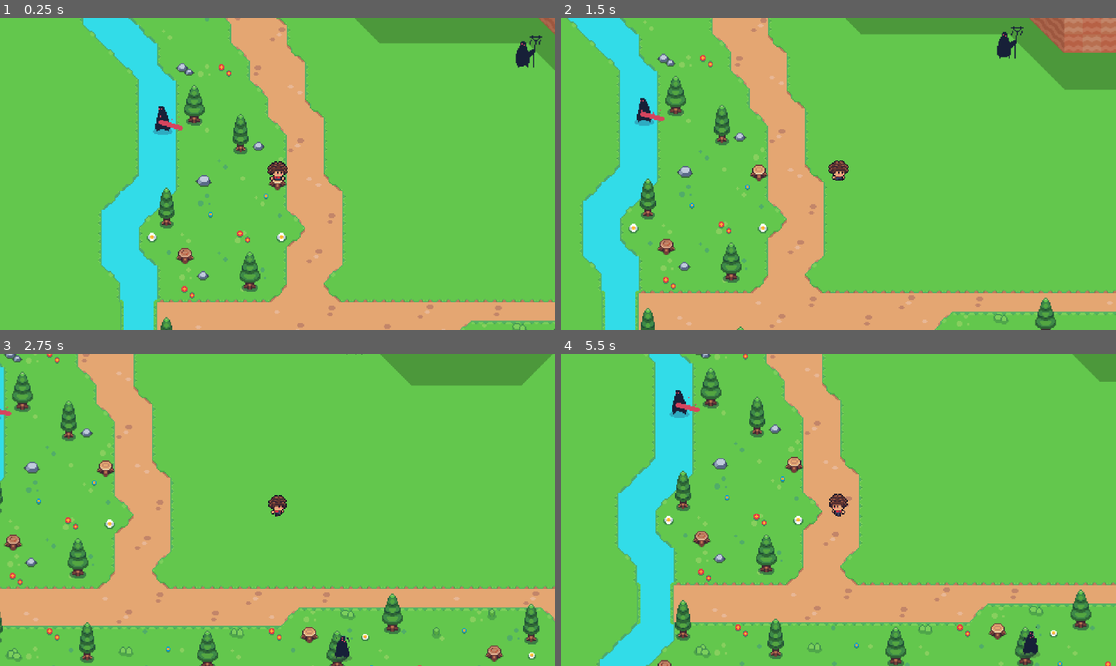
Above: before the commit, frames 1-4 (two rows, left to right).
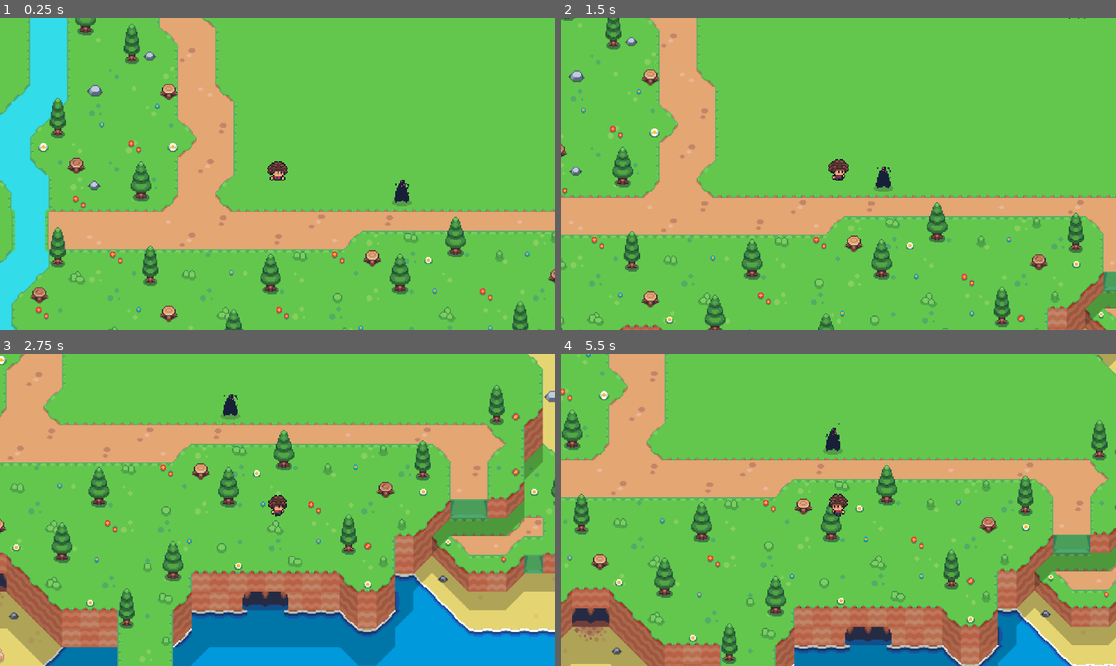
Above: after the commit, the same moments.

Repository: kodzukye/Seeds-of-Success-Godot
Game: Godot game, scene res://Scenes/game.tscn
The game is run twice, just before and just after one commit, with the same random seed, the same clock (stepped at 60 frames per second) and the same inputs.
Inputs:
- Up to frame 1 (0.25 s): no input
- Up to frame 2 (1.5 s): hold D (move_right) 0.53-1.28 s; hold Shift (sprint) 0.53-1.28 s; tap Space (jump) at 0.77 s; hold S (move_down) from 1.28 s (still down); tap Shift (sprint) at 1.35 s
- Up to frame 3 (2.75 s): tap Space (jump) at 1.52 s; release S (move_down) at 2.03 s; hold D (move_right) from 2.03 s (still down); hold Shift (sprint) from 2.03 s (still down)
- Up to frame 4 (5.5 s): release D (move_right) at 2.78 s; release Shift (sprint) at 2.78 s; hold W (move_up) 2.78-3.53 s; tap Shift (sprint) at 2.85, 4.35 s; tap Space (jump) at 3.02, 3.77, 4.52 s; hold Shift (sprint) 3.53-4.28 s; hold A (move_left) 3.53-5.03 s; hold S (move_down) from 5.03 s (still down); hold Shift (sprint) from 5.03 s (still down)

The runs differ from the first frame. In frame 1, 47% of the frame differs, in the area x 0-100%, y 0-100%; in frame 2, 46%; in frame 3, 57%; in frame 4, 54%.

Commit message:
Ajout de mouvement player (roll, jump)

Diff:
--- a/Scenes/game.tscn
+++ b/Scenes/game.tscn
@@ -11,7 +11,7 @@
 
 [node name="PlayerBody" parent="." instance=ExtResource("1_uwrxv")]
 z_index = 5
-position = Vector2(355, 491)
+position = Vector2(449, 569)
 collision_layer = 3
 
 [node name="Camera2D" type="Camera2D" parent="PlayerBody"]
@@ -21,17 +21,17 @@
 
 [node name="SwordDemon" parent="." instance=ExtResource("3_lnu2h")]
 z_index = 4
-position = Vector2(232, 447)
+position = Vector2(100, 507)
 collision_layer = 2
 collision_mask = 2
 
 [node name="MageDemon" parent="." instance=ExtResource("4_lbhrr")]
 z_index = 4
-position = Vector2(599, 377)
+position = Vector2(753, 425)
 
 [node name="MorphDemon" parent="." instance=ExtResource("5_iywne")]
 z_index = 4
-position = Vector2(593, 640)
+position = Vector2(590, 572)
 
 [node name="Overworld" parent="." instance=ExtResource("5_p57ef")]
 position = Vector2(156, 388)
--- a/scripts/player.gd
+++ b/scripts/player.gd
@@ -13,6 +13,20 @@
 var is_day_phase: bool = true
 var can_interact: bool = true
 
+# Tap vs Hold pour "sprint" (Left Shift)
+var sprint_tap_window := 0.14     # secondes pour considérer un tap
+var _sprint_pressed_time := -1.0  # < 0 = pas pressé
+var _sprint_tap_requested := false
+
+func _input(event: InputEvent) -> void:
+	if event.is_action_pressed("sprint"):
+		_sprint_pressed_time = 0.0
+	elif event.is_action_released("sprint"):
+		# Relâchement: si relâché rapidement -> roulade
+		if _sprint_pressed_time >= 0.0 and _sprint_pressed_time <= sprint_tap_window:
+			_sprint_tap_requested = true
+		_sprint_pressed_time = -1.0
+
 func _ready() -> void:
 	# La state machine gère maintenant les états
 	pass
@@ -20,7 +34,8 @@
 func _physics_process(delta: float) -> void:
 	# La state machine gère le mouvement et les animations
 	# On peut ajouter ici des systèmes spécifiques au jeu
-	pass
+	if _sprint_pressed_time >= 0.0:
+		_sprint_pressed_time += delta
 
 # Méthodes utilitaires pour les états
 func get_current_state() -> String:
@@ -48,3 +63,10 @@
 
 func enable_movement() -> void:
 	can_interact = true
+
+func consume_sprint_tap() -> bool:
+	# Appelé par les états pour déclencher une roulade une seule fois
+	if _sprint_tap_requested:
+		_sprint_tap_requested = false
+		return true
+	return false
--- a/scripts/state_machine/states/idle.gd
+++ b/scripts/state_machine/states/idle.gd
@@ -8,6 +8,9 @@
 
 func update(delta: float) -> String:
 	# Vérifier les inputs de mouvement
+	# Priorité: tap sprint -> roll
+	if player.consume_sprint_tap():
+		return "roll"
 	if Input.is_action_pressed("move_up") or Input.is_action_pressed("move_down") or \
 	   Input.is_action_pressed("move_left") or Input.is_action_pressed("move_right"):
 		if Input.is_action_pressed("sprint"):
--- a/scripts/state_machine/states/roll.gd
+++ b/scripts/state_machine/states/roll.gd
@@ -1 +1,101 @@
-extends Node
+# Roll.gd
+class_name RollState
+extends State
+
+@export var roll_duration: float = 0.5           # Durée de la roulade
+@export var roll_speed: float = 275.0            # Vitesse de pointe px/s
+@export var speed_curve: Curve                     # Optionnel: courbe de vitesse (0..1 -> facteur)
+@export var i_frames: float = 0.16                 # Invincibilité (s) pendant la roulade (0 pour désactiver)
+
+var _t := 0.0
+var _dir := Vector2.ZERO
+var _iframes_left := 0.0
+
+func enter() -> void:
+	_t = 0.0
+	_iframes_left = i_frames
+	# Direction de roulade = dernière direction entrée, ou facing horizontal si neutre
+	_dir = _get_input_dir()
+	if _dir == Vector2.ZERO:
+		# fallback: utilise le flip pour choisir droite/gauche
+		_dir = Vector2.RIGHT if not player.base_sprite_animation.flip_h else Vector2.LEFT
+	else:
+		_dir = _dir.normalized()
+	# Jouer l'animation de roll
+	player.base_sprite_animation.play("roll")
+	player.hair_sprite_animation.play("roll")
+	player.tool_sprite_animation.play("roll")
+	# Optionnel: basculer couches/collisions pour i-frames selon le projet
+	_set_invincible(true)
+
+func update(delta: float) -> String:
+	_t += delta / max(roll_duration, 0.001)
+	if _t > 1.0:
+		_t = 1.0
+
+	# Facteur de vitesse via courbe ou profil par défaut (sortie rapide puis amorti)
+	var factor := 1.0
+	if speed_curve:
+		factor = clampf(speed_curve.sample(_t), 0.0, 1.0)
+	else:
+		# Profil doux: accélère vite au début puis décélère
+		# factor = 1 - (2t-1)^2 => cloche entre 0..1
+		var x := 2.0 * _t - 1.0
+		factor = 1.0 - (x * x)
+
+	# Déplacement: velocity en px/s, move_and_slide gère delta
+	player.velocity = _dir * roll_speed * max(factor, 0.0)
+	_handle_sprite_flipping(_dir)
+	player.move_and_slide()
+
+	# I-frames countdown
+	if _iframes_left > 0.0:
+		_iframes_left -= delta
+		if _iframes_left <= 0.0:
+			_set_invincible(false)
+
+	# Fin -> choisir état suivant en fonction des inputs
+	if _t >= 1.0:
+		player.velocity = Vector2.ZERO
+		_set_invincible(false)
+		if _has_move_input():
+			return "run" if Input.is_action_pressed("sprint") else "walking"
+		return "idle"
+
+	return ""
+
+func exit() -> void:
+	_set_invincible(false)
+
+func _get_input_dir() -> Vector2:
+	var d := Vector2.ZERO
+	d.y -= int(Input.is_action_pressed("move_up"))
+	d.y += int(Input.is_action_pressed("move_down"))
+	d.x -= int(Input.is_action_pressed("move_left"))
+	d.x += int(Input.is_action_pressed("move_right"))
+	return d
+
+func _has_move_input() -> bool:
+	return Input.is_action_pressed("move_up") \
+		or Input.is_action_pressed("move_down") \
+		or Input.is_action_pressed("move_left") \
+		or Input.is_action_pressed("move_right")
+
+func _handle_sprite_flipping(direction: Vector2) -> void:
+	if direction.x > 0.0:
+		player.base_sprite_animation.flip_h = false
+		player.hair_sprite_animation.flip_h = false
+		player.tool_sprite_animation.flip_h = false
+	elif direction.x < 0.0:
+		player.base_sprite_animation.flip_h = true
+		player.hair_sprite_animation.flip_h = true
+		player.tool_sprite_animation.flip_h = true
+
+func _set_invincible(active: bool) -> void:
+	# Adapter selon le système de dégâts de ton projet
+	# Exemples (au choix) :
+	# - Désactiver la couche de collision "hurtbox"
+	# - Déplacer collision mask temporairement
+	# - Flag custom sur le joueur
+	if player.has_method("set_invincible"):
+		player.set_invincible(active)
--- a/scripts/state_machine/states/run.gd
+++ b/scripts/state_machine/states/run.gd
@@ -7,6 +7,10 @@
 
 func update(delta: float) -> String:
 	var direction = get_movement_direction()
+
+	# Tap sprint = roll
+	if player.consume_sprint_tap():
+		return "roll"
 
 	# Si pas de direction, retourner à idle
 	if direction == Vector2.ZERO:
--- a/scripts/state_machine/states/walking.gd
+++ b/scripts/state_machine/states/walking.gd
@@ -7,6 +7,10 @@
 
 func update(delta: float) -> String:
 	var direction = get_movement_direction()
+
+	# Tap sprint = roll
+	if player.consume_sprint_tap():
+		return "roll"
 
 	# Si pas de direction, retourner à idle
 	if direction == Vector2.ZERO:
